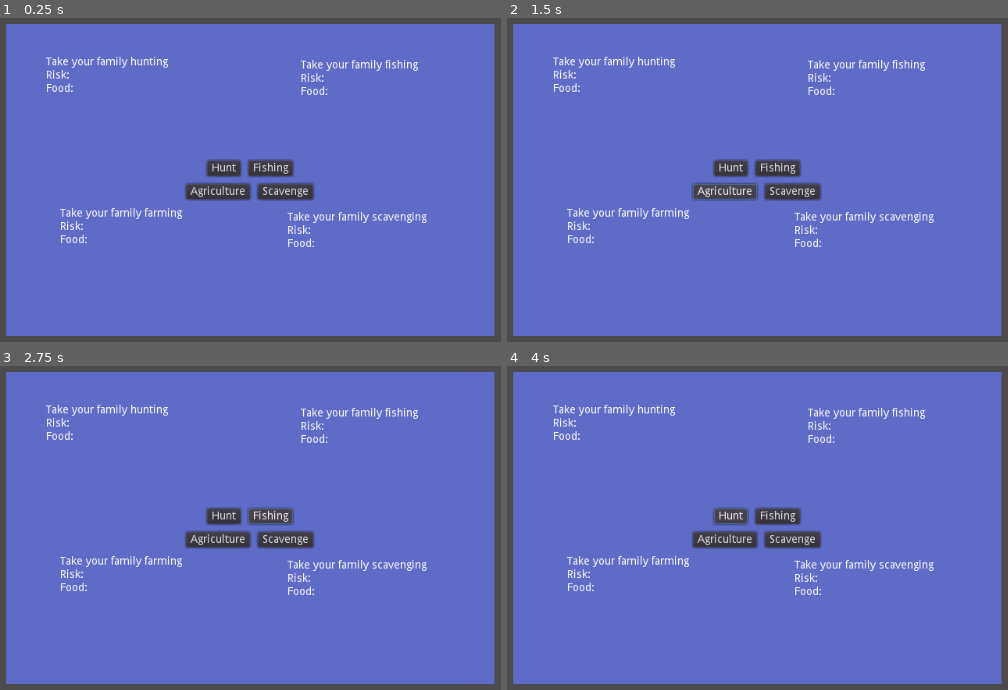
Above: before the commit, frames 1-4 (two rows, left to right).
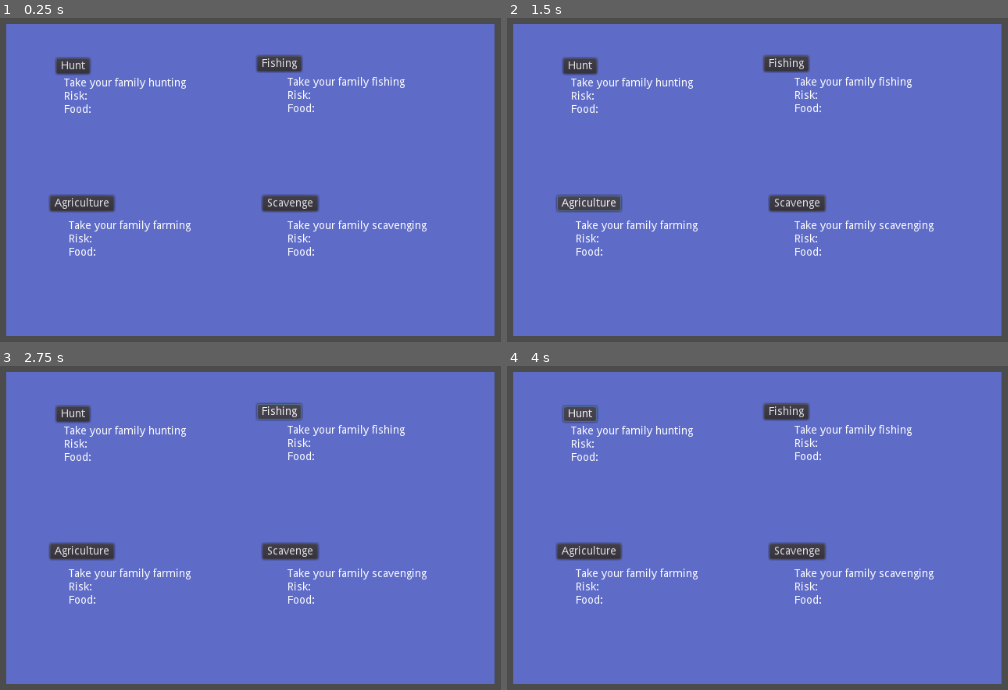
Above: after the commit, the same moments.

Repository: pmoco/GGJ23-FlipFlop_Gene
Game: Godot game, scene res://ActionsMenu.tscn
Two runs of this game, one before a commit and one after it. Both use one fixed random seed, a clock stepped at 60 frames per second and the inputs below. This scene is started directly instead of the project's main scene.
Inputs:
- Up to frame 1 (0.25 s): no input
- Up to frame 2 (1.5 s): click "Hunt" at 0.5 s; click "Agriculture" at 1.25 s
- Up to frame 3 (2.75 s): click "Fishing" at 2 s
- Up to frame 4 (4 s): click "Scavenge" at 2.75 s; click "Hunt" at 3.5 s

The runs differ from the first frame. In frame 1, 7.5% of the frame differs, in the area x 9-86%, y 11-74%; in frame 2, 7.5%; in frame 3, 7.5%; in frame 4, 7.5%.

Commit message:
Update actionsMenu

Diff:
--- /dev/null
+++ b/ActionsMenu.gd
@@ -0,0 +1,17 @@
+extends Control
+
+
+func _on_Fishing_pressed():
+	pass # Replace with function body.
+
+
+func _on_Hunt_pressed():
+	pass # Replace with function body.
+
+
+func _on_Scavenge_pressed():
+	pass # Replace with function body.
+
+
+func _on_Agriculture_pressed():
+	pass # Replace with function body.
--- a/ActionsMenu.tscn
+++ b/ActionsMenu.tscn
@@ -1,8 +1,11 @@
-[gd_scene format=2]
+[gd_scene load_steps=2 format=2]
+
+[ext_resource path="res://ActionsMenu.gd" type="Script" id=1]
 
 [node name="ActionsMenu" type="Control"]
 anchor_right = 1.0
 anchor_bottom = 1.0
+script = ExtResource( 1 )
 
 [node name="ColorRect" type="ColorRect" parent="."]
 margin_left = 200.0
@@ -11,85 +14,83 @@
 margin_bottom = 500.0
 color = Color( 0.372549, 0.427451, 0.784314, 1 )
 
-[node name="MarginContainer2" type="MarginContainer" parent="."]
-anchor_right = 1.0
-anchor_bottom = 1.0
+[node name="Agriculture" type="Button" parent="."]
+margin_left = 256.0
+margin_top = 320.0
+margin_right = 338.0
+margin_bottom = 340.0
+text = "Agriculture"
 
-[node name="VBoxContainer" type="VBoxContainer" parent="MarginContainer2"]
-margin_right = 1024.0
-margin_bottom = 600.0
-custom_constants/separation = 10
-alignment = 1
+[node name="Label" type="Label" parent="Agriculture"]
+anchor_top = 1.55
+anchor_right = 0.109
+anchor_bottom = 8.25
+margin_left = 24.0
+margin_top = 0.999998
+margin_right = 199.062
+margin_bottom = -7.0
+text = "Take your family farming
+Risk:
+Food:"
 
-[node name="HBoxContainer" type="HBoxContainer" parent="MarginContainer2/VBoxContainer"]
-margin_top = 275.0
-margin_right = 1024.0
-margin_bottom = 295.0
-custom_constants/separation = 10
-alignment = 1
+[node name="Scavenge" type="Button" parent="."]
+margin_left = 528.0
+margin_top = 320.0
+margin_right = 599.0
+margin_bottom = 340.0
+text = "Scavenge"
 
-[node name="Button" type="Button" parent="MarginContainer2/VBoxContainer/HBoxContainer"]
-margin_left = 457.0
-margin_right = 500.0
-margin_bottom = 20.0
+[node name="Label" type="Label" parent="Scavenge"]
+anchor_top = 1.8
+anchor_bottom = 8.7
+margin_left = 32.0
+margin_top = -4.0
+margin_right = 255.0
+margin_bottom = -4.00002
+text = "Take your family scavenging
+Risk:
+Food:"
+
+[node name="Hunt" type="Button" parent="."]
+margin_left = 264.0
+margin_top = 144.0
+margin_right = 307.0
+margin_bottom = 164.0
 text = "Hunt"
 
-[node name="Label" type="Label" parent="MarginContainer2/VBoxContainer/HBoxContainer/Button"]
-margin_left = 120.0
-margin_top = -129.0
-margin_right = 309.0
-margin_bottom = -5.0
+[node name="Label2" type="Label" parent="Hunt"]
+anchor_left = 1.0
+anchor_top = -6.65
+anchor_right = 1.0
+anchor_bottom = -0.45
+margin_left = -33.0
+margin_top = 158.0
+margin_right = 184.0
+margin_bottom = 158.0
+text = "Take your family hunting
+Risk:
+Food:"
+
+[node name="Fishing" type="Button" parent="."]
+margin_left = 521.0
+margin_top = 141.0
+margin_right = 578.0
+margin_bottom = 161.0
+text = "Fishing"
+expand_icon = true
+
+[node name="Label" type="Label" parent="Fishing"]
+anchor_top = -6.45
+anchor_bottom = -0.25
+margin_left = 39.0
+margin_top = 156.0
+margin_right = 228.0
+margin_bottom = 156.0
 text = "Take your family fishing
 Risk:
 Food:"
 
-[node name="Button2" type="Button" parent="MarginContainer2/VBoxContainer/HBoxContainer"]
-margin_left = 510.0
-margin_right = 567.0
-margin_bottom = 20.0
-text = "Fishing"
-
-[node name="Label2" type="Label" parent="MarginContainer2/VBoxContainer/HBoxContainer/Button2"]
-margin_left = -259.0
-margin_top = -133.0
-margin_right = -42.0
-text = "Take your family hunting
-Risk:
-Food:"
-
-[node name="HBoxContainer2" type="HBoxContainer" parent="MarginContainer2/VBoxContainer"]
-margin_top = 305.0
-margin_right = 1024.0
-margin_bottom = 325.0
-custom_constants/separation = 10
-alignment = 1
-
-[node name="Button" type="Button" parent="MarginContainer2/VBoxContainer/HBoxContainer2"]
-margin_left = 430.0
-margin_right = 512.0
-margin_bottom = 20.0
-text = "Agriculture"
-
-[node name="Label" type="Label" parent="MarginContainer2/VBoxContainer/HBoxContainer2/Button"]
-margin_left = -161.0
-margin_top = 31.0
-margin_right = 23.0
-margin_bottom = 165.0
-text = "Take your family farming
-Risk:
-Food:"
-
-[node name="Button2" type="Button" parent="MarginContainer2/VBoxContainer/HBoxContainer2"]
-margin_left = 522.0
-margin_right = 593.0
-margin_bottom = 20.0
-text = "Scavenge"
-
-[node name="Label" type="Label" parent="MarginContainer2/VBoxContainer/HBoxContainer2/Button2"]
-margin_left = 38.0
-margin_top = 36.0
-margin_right = 261.0
-margin_bottom = 174.0
-text = "Take your family scavenging
-Risk:
-Food:"
+[connection signal="pressed" from="Agriculture" to="." method="_on_Agriculture_pressed"]
+[connection signal="pressed" from="Scavenge" to="." method="_on_Scavenge_pressed"]
+[connection signal="pressed" from="Hunt" to="." method="_on_Hunt_pressed"]
+[connection signal="pressed" from="Fishing" to="." method="_on_Fishing_pressed"]
--- a/project.godot
+++ b/project.godot
@@ -81,7 +81,7 @@
 [application]
 
 config/name="FlipFlapGene"
-run/main_scene="res://scenes/test.tscn"
+run/main_scene="res://Event_box.tscn"
 config/icon="res://icon.png"
 
 [gui]
